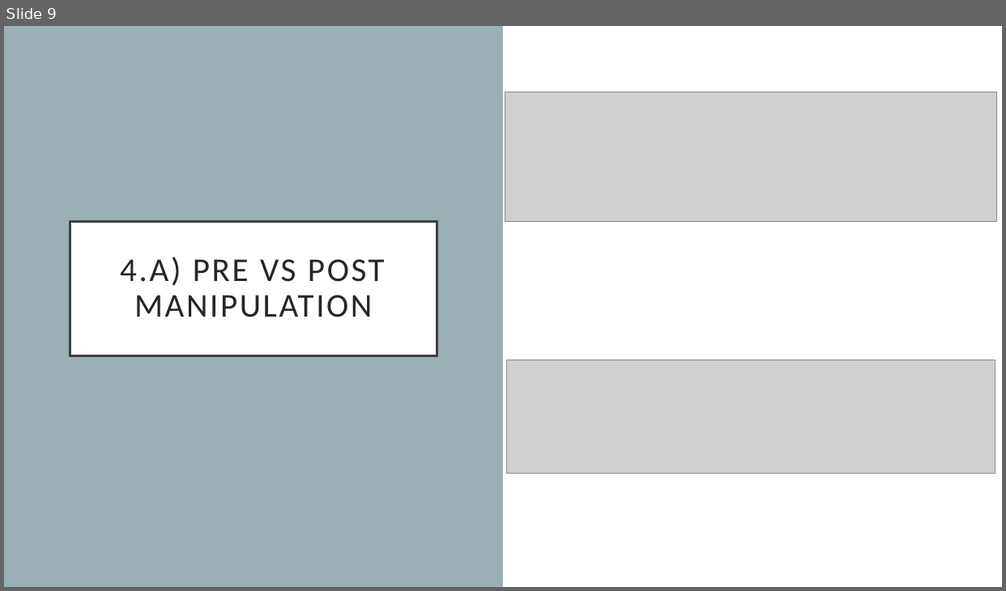
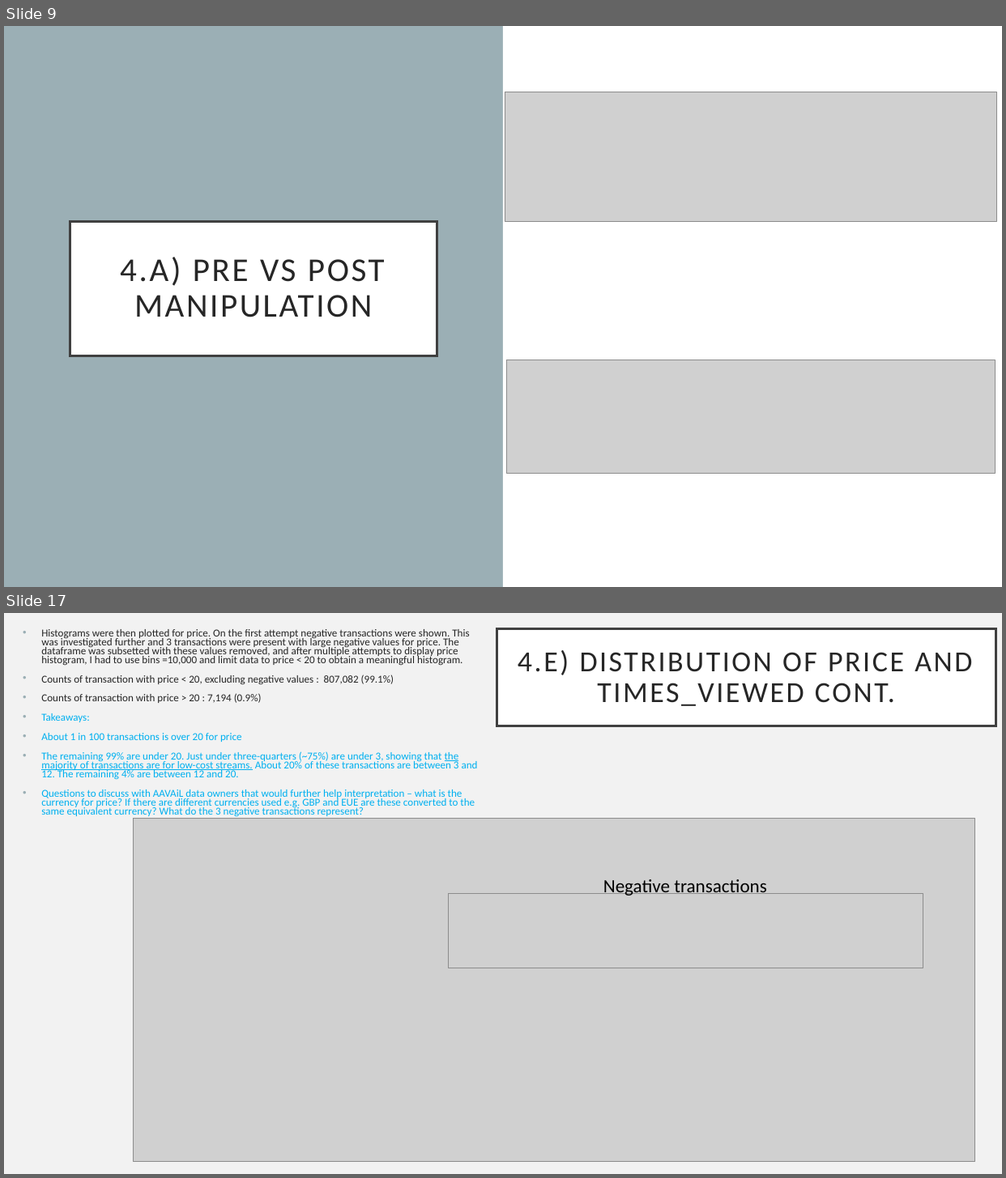
Before and after one commit to richardcure/capstone, a slide deck: Part 1 Data Investigation/AAVAiL Revenue Prediction - Data Investigation Summary.pptx. Shown one above the other, each under a label of ours: slide 9 before the commit, slides 9 and 17 after it; the slides between them are not shown. The pictures are 1006x591 and 1006x1178 pixels, drawn with LibreOffice and Linux fonts; fonts in the diff are those of the drawing; grey boxes stand for pictures. Boxes give left, top, right and bottom in pixels: in the first picture for what was removed or moved away, otherwise in the second. Text is boxed around its words. In the diff, an @@ line names an element or a change of style, - is before the commit and + after.

```diff
--- a/Part 1 Data Investigation/AAVAiL Revenue Prediction - Data Investigation Summary.pptx
+++ b/Part 1 Data Investigation/AAVAiL Revenue Prediction - Data Investigation Summary.pptx
@@ slide 17 added at [4,613,1002,1174], background #F2F2F2 @@
@@ text added at [41,629,478,817], 10.2 pt, text #00B0F0 @@
+• Histograms were then plotted for price. On the first attempt negative transactions were shown. This was investigated further and 3 transactions were present with large negative values for price. The dataframe was subsetted with these values removed, and after multiple attempts to display price histogram, I had to use bins =10,000 and limit data to price < 20 to obtain a meaningful histogram.
+• Counts of transaction with price < 20, excluding negative values : 807,082 (99.1%)
+• Counts of transaction with price > 20 : 7,194 (0.9%)
+• Takeaways:
+• About 1 in 100 transactions is over 20 for price
+• The remaining 99% are under 20. Just under three-quarters (~75%) are under 3, showing that the majority of transactions are for low-cost streams. About 20% of these transactions are between 3 and 12. The remaining 4% are between 12 and 20.
+• Questions to discuss with AAVAiL data owners that would further help interpretation – what is the currency for price? If there are different currencies used e.g. GBP and EUE are these converted to the same equivalent currency? What do the 3 negative transactions represent?
@@ title added at [497,628,996,726], fill #FFFFFF, outline #404040 2.5 pt, 28 pt, text #262626 @@
+4.E) DISTRIBUTION OF PRICE AND TIMES_VIEWED CONT.
@@ picture added at [134,819,976,1161] @@
@@ text added at [603,879,767,896], 18 pt, text #000000 @@
+Negative transactions
@@ picture added at [449,894,924,969] @@
```
Also in this commit, not shown: 10 slides changed, 5 other slides added, 1 slide removed, 1 other file.
